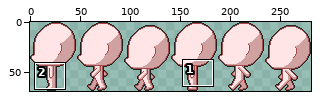
Sprite sheet -- Art/character/action/walking_side.png. The first picture is a wide view before the edit; the outline marks the close-up.
Close-up. Before the commit:
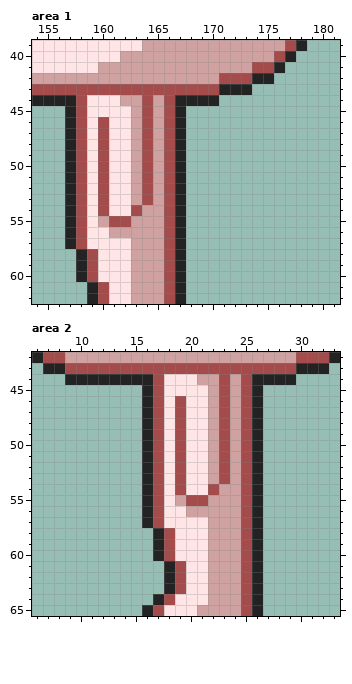
The file is 281x69 pixels. Shown: area 1: x 154..181, y 39..62; area 2: x 6..33, y 42..65.
The same view after the edit:
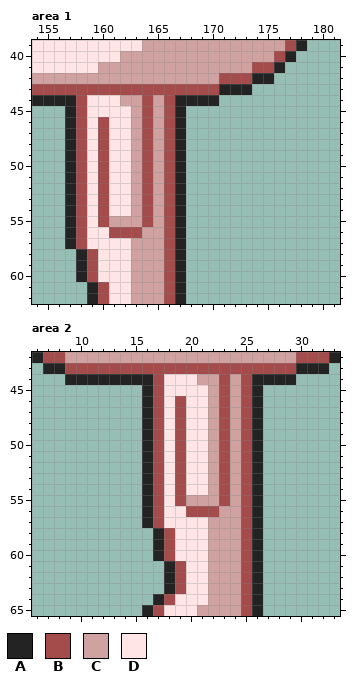
Palette (. is transparent): A #232323  B #a44c4c  C #cfa1a1  D #ffe5e5
Changes in this commit:
Area 1:
The edit turns colour C into colour B in row 54 at x 164; in row 55 at x 160 and 164; in row 56 at x 161 to 163.
The edit turns colour B into colour C in row 54 at x 163; in row 55 at x 161 to 162.
Area 2:
The edit turns colour C into colour B in row 54 at x 23; in row 55 at x 19 and 23; in row 56 at x 20 to 22.
The edit turns colour B into colour C in row 54 at x 22; in row 55 at x 20 to 21.
